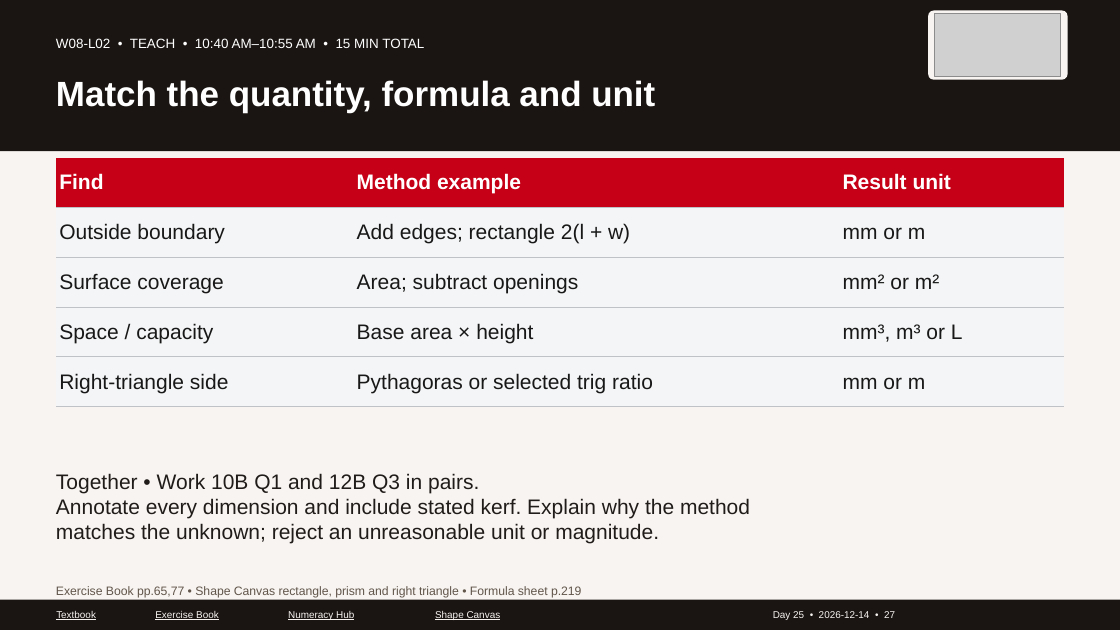
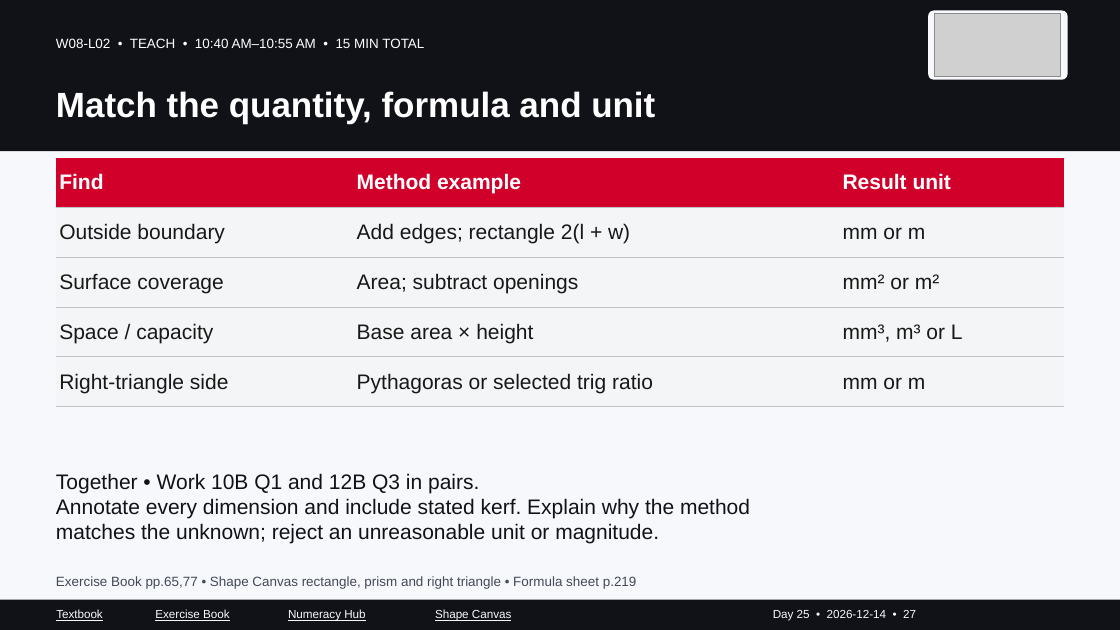
Before and after one commit to GOSTROGIS/access-trades-numeracy, a slide deck: slide 27 of carpentry/intake-141/PowerPoint/Day-25_2026-12-14_Week-8.pptx. Drawn at 1120x630 pixels with LibreOffice and Linux fonts; fonts in the diff are those of the drawing; grey boxes stand for pictures. Boxes give left, top, right and bottom in pixels: in the first picture for what was removed or moved away, otherwise in the second. Text is boxed around its words. In the diff, an @@ line names an element or a change of style, - is before the commit and + after.

Commit message:
Fix slide layout collisions and strengthen colour contrast

```diff
--- a/carpentry/intake-141/PowerPoint/Day-25_2026-12-14_Week-8.pptx
+++ b/carpentry/intake-141/PowerPoint/Day-25_2026-12-14_Week-8.pptx
@@ background #F7F4F1 to #F7F8FC @@
@@ rectangle at bbox=[0, 0, 1120, 151]: fill #1A1512 to #111218 @@
@@ text "Match the quantity, formula and ...": place and size @@
-text "Match the quantity, formula and ..." at bbox=[56, 80, 655, 113]
+text "Match the quantity, formula and ..." at bbox=[56, 91, 655, 124]
@@ table at bbox=[56, 158, 1064, 408] @@
@@ fill #C60016 to #D0002B in row 1 @@
@@ text "Together • Work 10B Q1 ..." at bbox=[56, 473, 750, 544]: text colour #201C19 to #111218 @@
@@ text "Exercise Book pp.65,77 • Shape ...": place and size @@
-text "Exercise Book pp.65,77 • Shape ..." at bbox=[56, 586, 581, 598]
+text "Exercise Book pp.65,77 • Shape ..." at bbox=[56, 576, 637, 589]
@@ text "Exercise Book pp.65,77 • Shape ..." at bbox=[56, 576, 637, 589]: size 10.5 to 11.5 pt, text colour #62564B to #424957 @@
@@ rectangle at bbox=[0, 600, 1120, 630]: fill #1A1512 to #111218 @@
@@ size 8.5 to 10 pt, text colour #F7F4F1 to #F7F8FC; less space between paragraphs in 5 elements at bbox=[773, 610, 916, 621], bbox=[288, 609, 365, 621], bbox=[435, 609, 511, 621], bbox=[155, 609, 230, 621], bbox=[56, 609, 103, 621] @@
```
Also in this commit, not shown: 42 other slides changed, 51 other files.
